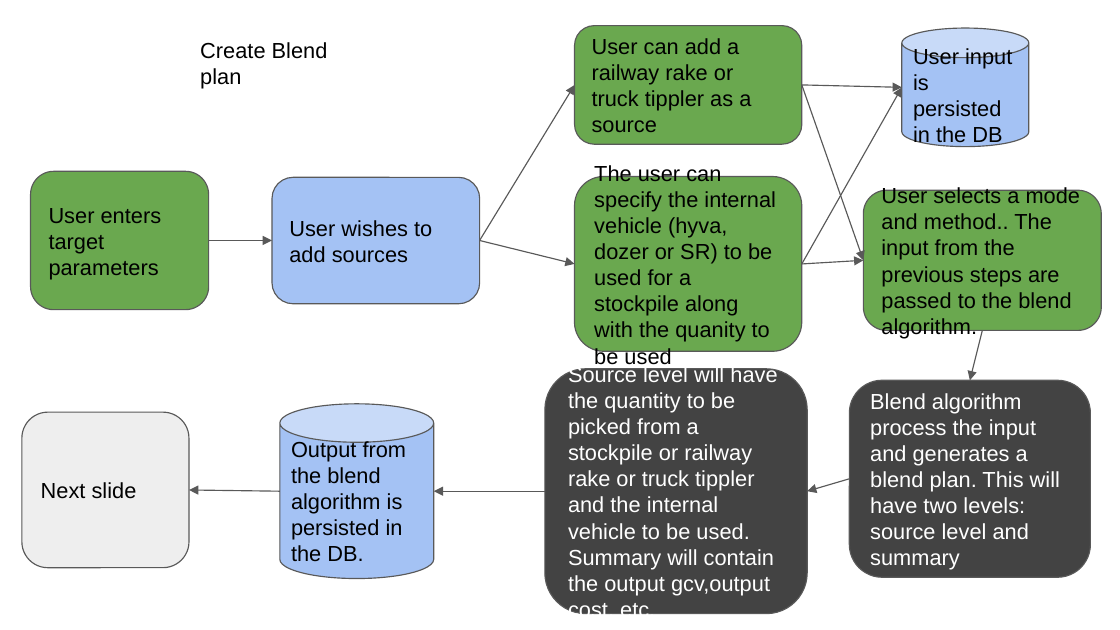
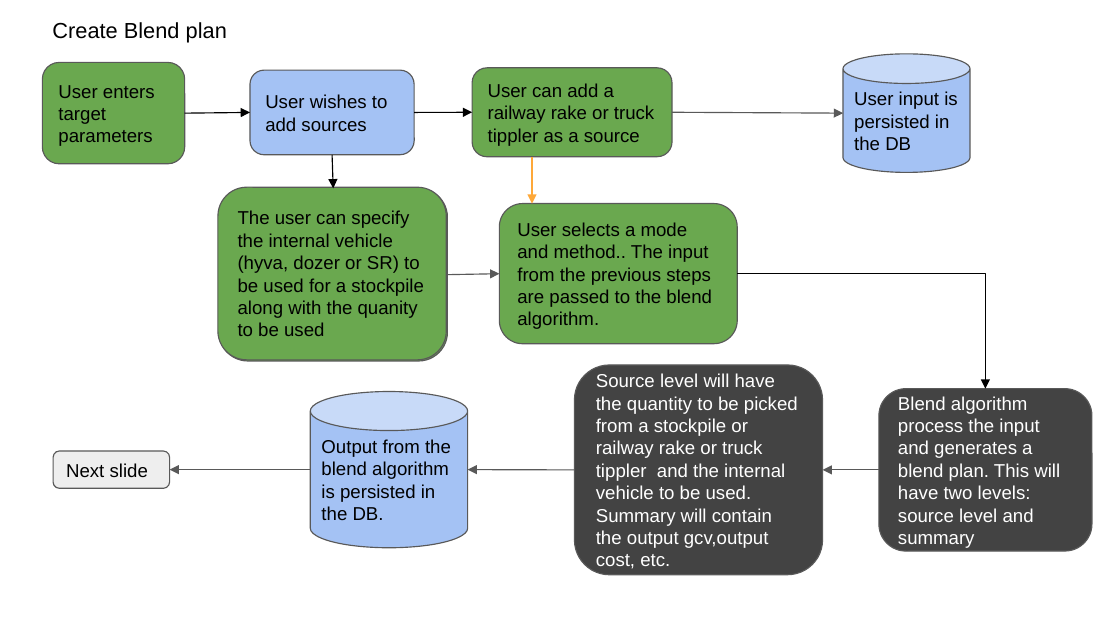
Before and after one commit to elogic-cscts/cscts_srs, a slide deck: slide 2 of Blending_SRS/blend-flow.pptx. Drawn at 1120x630 pixels with LibreOffice and Linux fonts; fonts in the diff are those of the drawing. Boxes give left, top, right and bottom in pixels: in the first picture for what was removed or moved away, otherwise in the second. Text is boxed around its words. In the diff, an @@ line names an element or a change of style, - is before the commit and + after.

Commit message:
Blend flow diagram fix - slide one only

```diff
--- a/Blending_SRS/blend-flow.pptx
+++ b/Blending_SRS/blend-flow.pptx
@@ text "Create Blend plan" rewrapped from <box>200,42,328,89</box> to <box>52,22,227,42</box> @@
@@ cylinder "User input is persisted in ...": place and size @@
-cylinder "User input is persisted in ..." at <box>902,28,1028,147</box>
+cylinder "User input is persisted in ..." at <box>843,54,970,172</box>
@@ rounded rectangle "User enters target parameters": place and size @@
-rounded rectangle "User enters target parameters" at <box>30,171,208,310</box>
+rounded rectangle "User enters target parameters" at <box>43,63,185,165</box>
@@ rounded rectangle "User wishes to add sources": place and size @@
-rounded rectangle "User wishes to add sources" at <box>272,177,479,304</box>
+rounded rectangle "User wishes to add sources" at <box>250,71,414,156</box>
@@ rounded rectangle "User can add a railway ...": place and size @@
-rounded rectangle "User can add a railway ..." at <box>575,26,802,144</box>
+rounded rectangle "User can add a railway ..." at <box>473,68,672,157</box>
@@ group removed at <box>479,85,982,381</box>: 4 arrows @@
@@ arrow moved from (208, 241) - (272, 241) to (185, 113) - (250, 112) @@
@@ arrow (185, 113) - (250, 112): stroke #595959 0.75 pt to #000000 0.75 pt @@
@@ arrow moved from (479, 241) - (575, 85) to (414, 112) - (473, 112) @@
@@ arrow (414, 112) - (473, 112): stroke #595959 0.75 pt to #000000 0.75 pt @@
@@ arrow moved from (802, 85) - (902, 87) to (672, 112) - (843, 113) @@
@@ arrow added from (333, 155) to (334, 188), #000000 0.75 pt @@
@@ arrow added from (532, 157) to (532, 204), #FEA83A 0.75 pt @@
@@ rounded rectangle added at <box>218,187,447,360</box>, fill #6AA84F, outline #595959 0.75 pt, 12 pt, text #000000 @@
+The user can specify the internal vehicle (hyva, dozer or SR) to be used for a stockpile along with the quanity to be used
@@ rounded rectangle "The user can specify the ...": place and size @@
-rounded rectangle "The user can specify the ..." at <box>575,177,802,352</box>
+rounded rectangle "The user can specify the ..." at <box>220,188,448,361</box>
@@ size 14 to 12 pt in 10 elements at <box>879,389,1092,551</box>, <box>575,365,823,575</box>, <box>310,392,467,548</box>, <box>843,54,970,172</box>, <box>53,451,169,488</box>, <box>473,68,672,157</box>, <box>43,63,185,165</box>, <box>250,71,414,156</box>, <box>220,188,448,361</box>, <box>500,204,737,344</box> @@
@@ rounded rectangle "User selects a mode and ...": place and size @@
-rounded rectangle "User selects a mode and ..." at <box>864,190,1101,330</box>
+rounded rectangle "User selects a mode and ..." at <box>500,204,737,344</box>
@@ arrow moved from (802, 264) - (864, 260) to (447, 274) - (500, 273) @@
@@ elbow arrow added from (737, 273) to (986, 389), #000000 0.75 pt @@
@@ rounded rectangle "Source level will have the ...": place and size @@
-rounded rectangle "Source level will have the ..." at <box>544,368,806,614</box>
+rounded rectangle "Source level will have the ..." at <box>575,365,823,575</box>
@@ rounded rectangle "Blend algorithm process the input ...": place and size @@
-rounded rectangle "Blend algorithm process the input ..." at <box>849,381,1090,578</box>
+rounded rectangle "Blend algorithm process the input ..." at <box>879,389,1092,551</box>
@@ cylinder "Output from the blend algorithm ...": place and size @@
-cylinder "Output from the blend algorithm ..." at <box>280,404,433,579</box>
+cylinder "Output from the blend algorithm ..." at <box>310,392,467,548</box>
@@ rounded rectangle "Next slide": place and size @@
-rounded rectangle "Next slide" at <box>22,412,189,568</box>
+rounded rectangle "Next slide" at <box>53,451,169,488</box>
@@ arrow moved from (280, 492) - (189, 489) to (310, 469) - (169, 469) @@
@@ arrow moved from (544, 492) - (433, 492) to (575, 470) - (468, 469) @@
@@ arrow moved from (849, 479) - (808, 492) to (879, 470) - (822, 470) @@
```
Also in this commit, not shown: 1 other slide changed.
